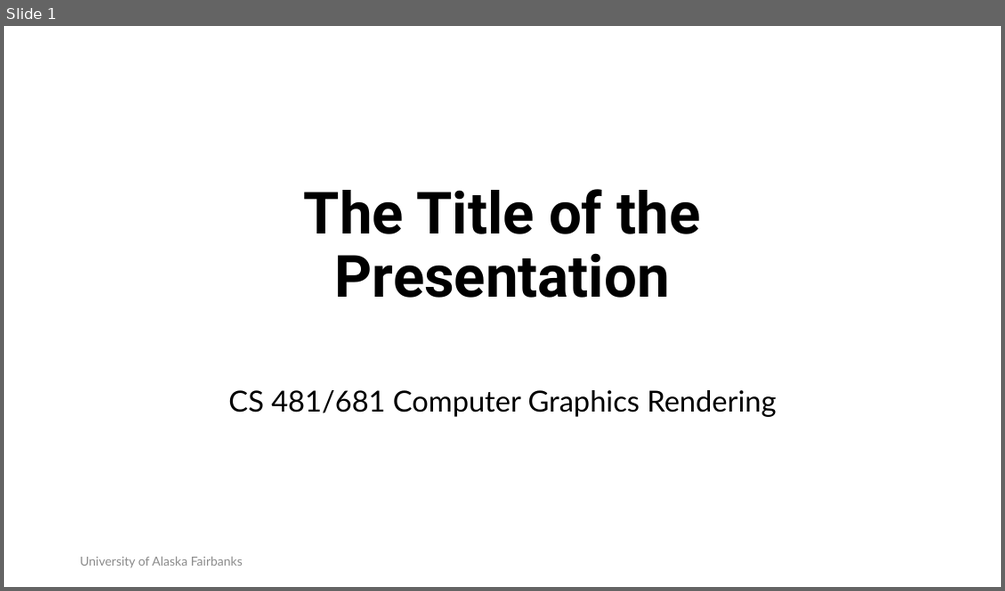
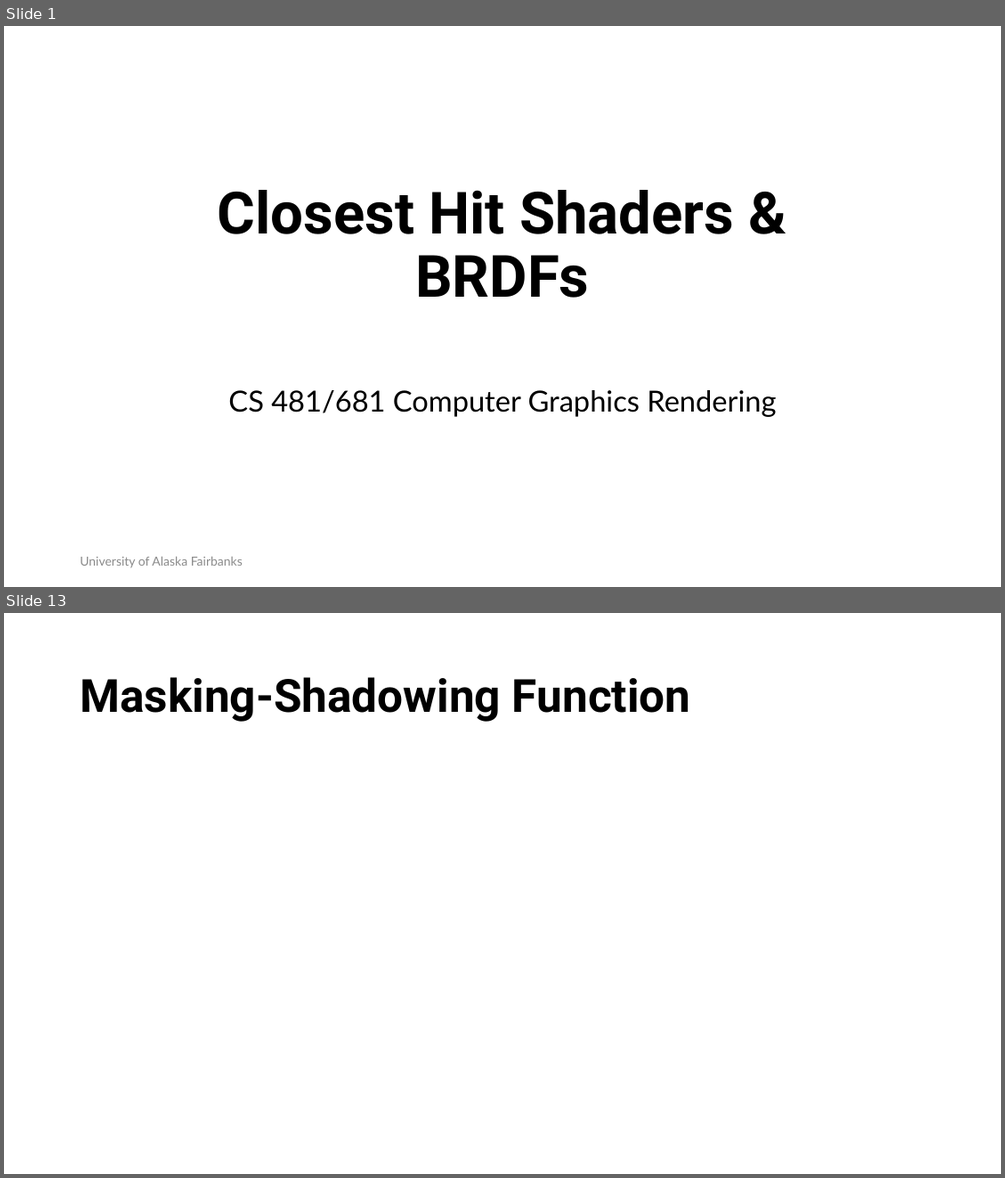
Before and after one commit to RahidZaman/cs481681-cgr, a slide deck: slides/pptx/week06.pptx. Shown one above the other, each under a label of ours: slide 1 before the commit, slides 1 and 13 after it; the slides between them are not shown. The pictures are 1005x591 and 1005x1178 pixels, drawn with LibreOffice and Linux fonts; fonts in the diff are those of the drawing; background and template pictures are left out. Boxes give left, top, right and bottom in pixels: in the first picture for what was removed or moved away, otherwise in the second. Text is boxed around its words. In the diff, an @@ line names an element or a change of style, - is before the commit and + after.

```diff
--- a/slides/pptx/week06.pptx
+++ b/slides/pptx/week06.pptx
@@ slide 13 added at [4,613,1001,1174], background #FFFFFF @@
@@ title added at [80,677,690,722], 44 pt, text #000000, bold @@
+Masking-Shadowing Function
@@ slide 1 changed as well @@
@@ title at [218,190,734,297]: text changed @@
-The Title of the Presentation
+Closest Hit Shaders & BRDFs
```
Also in this commit, not shown: 1 other slide changed, 12 other slides added, 2 slides removed, 10 other files.
